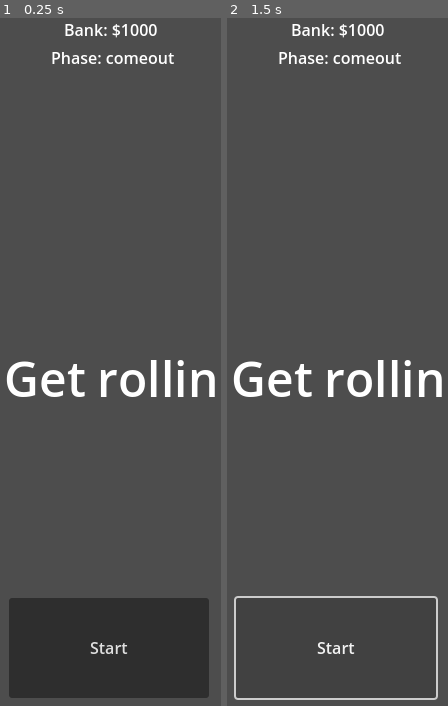
Above: before the commit, frames 1-2 (left to right).
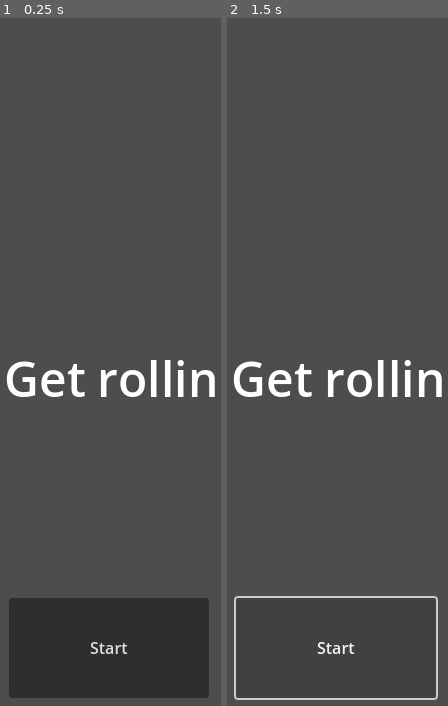
Above: after the commit, the same moments.

Repository: asarenski/godotCraps
Game: Godot game, scene res://src/scenes/main.tscn
Same seed, same stepped clock (60 frames per second), same inputs: the game is played once before the commit and once after it.
Inputs:
- Up to frame 1 (0.25 s): no input
- Up to frame 2 (1.5 s): click "Start" at 0.5 s; click "Start" at 1.25 s

The runs differ from the first frame. In frame 1, 0.8% of the frame differs, in the area x 23-79%, y 0-7%; in frame 2, 0.8%.

Commit message:
trying to start game and show hud

Diff:
--- a/src/scenes/hud.gd
+++ b/src/scenes/hud.gd
@@ -1 +1,7 @@
 extends CanvasLayer
+
+func _ready():
+	hide()
+
+func _on_start_game():
+	show()
--- a/src/scenes/start.gd
+++ b/src/scenes/start.gd
@@ -4,9 +4,5 @@
 signal start_game
 
 func _on_start_button_pressed():
-	$StartButton.hide()
+	hide()
 	start_game.emit()
-
-func show_message(text):
-	$Message.text = text
-	$Message.show()
